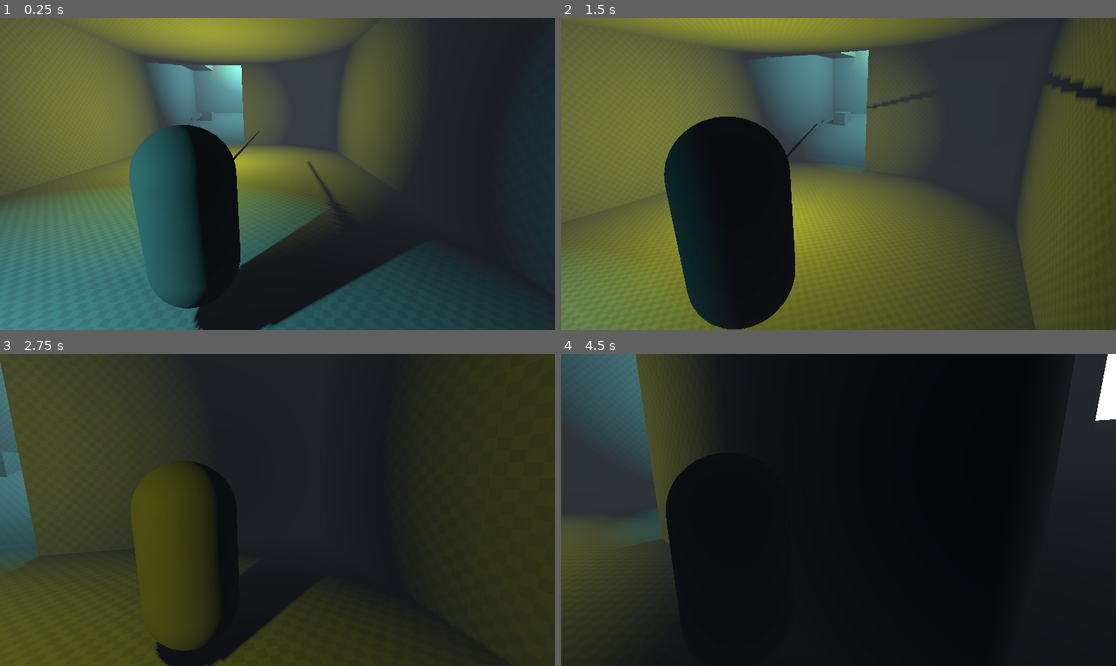
Above: before the commit, frames 1-4 (two rows, left to right).
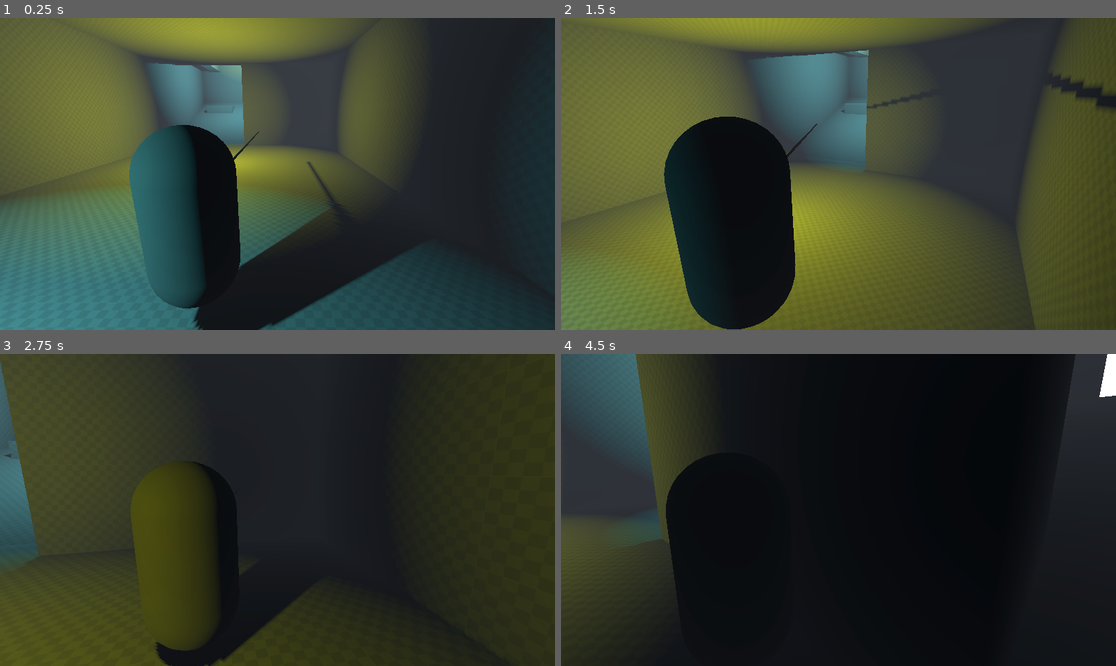
Above: after the commit, the same moments.

Repository: InTheBox-YT/GAME_JAM
Game: Godot game, scene res://scenes/world.tscn
The game is run twice, just before and just after one commit, with the same random seed, the same clock (stepped at 60 frames per second) and the same inputs.
Inputs (mouse positions are in pixels of both pictures, inside the frame that each line leads up to):
- Up to frame 1 (0.25 s): no input
- Up to frame 2 (1.5 s): move the mouse to (866, 174) at 0.52 s; hold Shift (Run) 0.53-1.28 s; hold W (Up) from 0.53 s (still down); tap Space (Jump) at 0.77 s; move the mouse to (810, 174) at 1.27 s; tap C (Zoom) at 1.35 s
- Up to frame 3 (2.75 s): keep holding W (Up); tap Space (Jump) at 1.52 s; move the mouse to (288, 503) at 2.02 s; hold Shift (Run) from 2.03 s (still down)
- Up to frame 4 (4.5 s): keep holding W (Up); move the mouse to (832, 516) at 2.77 s; release Shift (Run) at 2.78 s; tap C (Zoom) at 2.85, 4.35 s; tap Space (Jump) at 3.02, 3.77 s; move the mouse to (877, 513) at 3.52 s; hold Shift (Run) 3.53-4.28 s; tap Enter at 4.25 s; move the mouse to (794, 506) at 4.27 s

The runs differ from the first frame. In frame 1, 0.9% of the frame differs, in the area x 32-44%, y 15-33%; in frame 2, 0.7%; in frame 3, less than 0.1%; in frame 4, 0.3%.

Commit message:
Updated2

Diff:
--- a/scenes/Map.tscn
+++ b/scenes/Map.tscn
@@ -13,43 +13,11 @@
 
 [node name="Map" type="Node3D"]
 
-[node name="CSGBox3D" type="CSGBox3D" parent="."]
-transform = Transform3D(1, 0, 0, 0, 1, 0, 0, 0, 1, -9.33677, -0.223633, 9.05175)
-use_collision = true
-size = Vector3(29.7484, 0.552734, 30.047)
-material = ExtResource("1_hnknw")
-
-[node name="CSGBox3D13" type="CSGBox3D" parent="."]
-transform = Transform3D(1, 0, 0, 0, 1, 0, 0, 0, 1, -1.74006, 13.7959, 5.39089)
-use_collision = true
-size = Vector3(14.555, 0.552734, 37.3687)
-material = ExtResource("1_hnknw")
-
 [node name="CSGBox3D6" type="CSGBox3D" parent="."]
 transform = Transform3D(1, 0, 0, 0, 1, 0, 0, 0, 1, -1.28199, 6.37938, 13.1817)
 material_override = ExtResource("1_hnknw")
 use_collision = true
 size = Vector3(13.6388, 0.526062, 21.7871)
-
-[node name="CSGBox3D2" type="CSGBox3D" parent="."]
-transform = Transform3D(1, 0, 0, 0, 1, 0, 0, 0, 1, 5.26074, 6.90401, 5.56778)
-material_override = ExtResource("1_hnknw")
-use_collision = true
-size = Vector3(0.583984, 13.7296, 37.1708)
-
-[node name="CSGBox3D3" type="CSGBox3D" parent="."]
-transform = Transform3D(1, 0, 0, 0, 1, 0, 0, 0, 1, -1.27461, 4.9561, -8.86773)
-material_override = ExtResource("1_hnknw")
-use_collision = true
-size = Vector3(13.6547, 9.83382, 8.24243)
-material = ExtResource("1_hnknw")
-
-[node name="CSGBox3D4" type="CSGBox3D" parent="."]
-transform = Transform3D(-1, 0, -8.74228e-08, 0, 1, 0, 8.74228e-08, 0, -1, -8.21839, 6.86212, 5.55306)
-material_override = ExtResource("1_hnknw")
-use_collision = true
-size = Vector3(0.583984, 13.6459, 37.1666)
-material = ExtResource("2_f7cnu")
 
 [node name="CSGBox3D5" type="CSGBox3D" parent="."]
 transform = Transform3D(-1, 0, -8.74228e-08, 0, 1, 0, 8.74228e-08, 0, -1, -9.34731, 3.33326, 23.8541)
@@ -72,7 +40,7 @@
 omni_range = 8.86186
 
 [node name="Light8" type="OmniLight3D" parent="Lighs"]
-transform = Transform3D(1, 0, 0, 0, 1, 0, 0, 0, 1, -0.115505, 9.54646, 1.13123)
+transform = Transform3D(1, 0, 0, 0, 1, 0, 0, 0, 1, 1.82093, 11.1255, 1.13123)
 light_color = Color(0.419608, 1, 1, 1)
 shadow_enabled = true
 omni_range = 8.86186
@@ -105,18 +73,6 @@
 transform = Transform3D(1, 0, 0, 0, 1, 0, 0, 0, 1, -9.51985, 0.792858, 16.5035)
 use_collision = true
 
-[node name="CSGBox3D7" type="CSGBox3D" parent="."]
-transform = Transform3D(1, 0, 0, 0, 0.925712, -0.378229, 0, 0.378229, 0.925712, -0.96637, 0.926734, -2.26818)
-material_override = ExtResource("1_hnknw")
-use_collision = true
-size = Vector3(14.0065, 1, 8.06641)
-
-[node name="CSGBox3D9" type="CSGBox3D" parent="."]
-transform = Transform3D(1, 0, 0, 0, 1, 0, 0, 0, 1, -5.2753, 10.0979, 0.870743)
-material_override = ExtResource("1_hnknw")
-use_collision = true
-size = Vector3(7.0509, 7.13869, 2.85352)
-
 [node name="CSGBox3D14" type="CSGBox3D" parent="."]
 transform = Transform3D(1, 0, 0, 0, 1, 0, 0, 0, 1, 1.5825, 10.0979, 2.09169)
 material_override = ExtResource("1_hnknw")
@@ -124,17 +80,24 @@
 size = Vector3(6.86813, 7.13869, 0.411623)
 
 [node name="CSGBox3D11" type="CSGBox3D" parent="."]
-transform = Transform3D(1, 0, 0, 0, 1, 0, 0, 0, 1, 0.563014, 4.20716, -2.65536)
+transform = Transform3D(1, 0, 0, 0, 1, 0, 0, 0, 1, 4.79422, 7.26446, -4.68292)
 material_override = ExtResource("1_hnknw")
 use_collision = true
-size = Vector3(1, 1, 4.2666)
+size = Vector3(1, 1, 2.65381)
+material = ExtResource("3_skmkj")
+
+[node name="CSGBox3D13" type="CSGBox3D" parent="."]
+transform = Transform3D(1, 0, 0, 0, 1, 0, 0, 0, 1, -0.642414, 5.2026, -6.52774)
+material_override = ExtResource("1_hnknw")
+use_collision = true
+size = Vector3(1, 1, 2.65381)
 material = ExtResource("3_skmkj")
 
 [node name="CSGBox3D12" type="CSGBox3D" parent="."]
-transform = Transform3D(1, 0, 0, 0, 1, 0, 0, 0, 1, -6.32992, 7.26477, -2.65536)
+transform = Transform3D(1, 0, 0, 0, 1, 0, 0, 0, 1, -6.32992, 7.64703, -4.19955)
 material_override = ExtResource("1_hnknw")
 use_collision = true
-size = Vector3(1, 1, 4.2666)
+size = Vector3(1, 1, 7.35498)
 material = ExtResource("3_skmkj")
 
 [node name="WorldEnvironment" type="WorldEnvironment" parent="."]
@@ -142,10 +105,55 @@
 
 [node name="UnsizeableObjects" type="Node3D" parent="."]
 
-[node name="CSGBox3D10" type="CSGBox3D" parent="."]
-transform = Transform3D(1, 0, 0, 0, 1, 0, 0, 0, 1, -6.26655, 2.16315, -3.36214)
+[node name="CSGBox3D4" type="CSGBox3D" parent="UnsizeableObjects"]
+transform = Transform3D(-1, 0, -8.74228e-08, 0, 1, 0, 8.74228e-08, 0, -1, -8.21839, 6.86212, 5.55306)
 material_override = ExtResource("1_hnknw")
 use_collision = true
+size = Vector3(0.583984, 13.6459, 37.1666)
+material = ExtResource("2_f7cnu")
+
+[node name="CSGBox3D" type="CSGBox3D" parent="UnsizeableObjects"]
+transform = Transform3D(1, 0, 0, 0, 1, 0, 0, 0, 1, -9.33677, -0.223633, 9.05175)
+use_collision = true
+size = Vector3(29.7484, 0.552734, 30.047)
+material = ExtResource("1_hnknw")
+
+[node name="CSGBox3D2" type="CSGBox3D" parent="UnsizeableObjects"]
+transform = Transform3D(1, 0, 0, 0, 1, 0, 0, 0, 1, 5.26074, 6.90401, 5.56778)
+material_override = ExtResource("1_hnknw")
+use_collision = true
+size = Vector3(0.583984, 13.7296, 37.1708)
+
+[node name="CSGBox3D3" type="CSGBox3D" parent="UnsizeableObjects"]
+transform = Transform3D(1, 0, 0, 0, 1, 0, 0, 0, 1, -1.27461, 4.9561, -10.4183)
+material_override = ExtResource("1_hnknw")
+use_collision = true
+size = Vector3(13.6547, 9.83382, 5.14123)
+material = ExtResource("1_hnknw")
+
+[node name="CSGBox3D9" type="CSGBox3D" parent="UnsizeableObjects"]
+transform = Transform3D(1, 0, 0, 0, 1, 0, 0, 0, 1, -5.2753, 10.0979, 0.870743)
+material_override = ExtResource("1_hnknw")
+use_collision = true
+size = Vector3(7.0509, 7.13869, 2.85352)
+
+[node name="CSGBox3D13" type="CSGBox3D" parent="UnsizeableObjects"]
+transform = Transform3D(1, 0, 0, 0, 1, 0, 0, 0, 1, -1.74006, 13.7959, 5.39089)
+use_collision = true
+size = Vector3(14.555, 0.552734, 37.3687)
+material = ExtResource("1_hnknw")
+
+[node name="CSGBox3D7" type="CSGBox3D" parent="UnsizeableObjects"]
+transform = Transform3D(1, 0, 0, 0, 0.925712, -0.378229, 0, 0.378229, 0.925712, -0.96637, 1.37126, -3.35616)
+material_override = ExtResource("1_hnknw")
+use_collision = true
+size = Vector3(14.0065, 1, 10.417)
+
+[node name="CSGBox3D10" type="CSGBox3D" parent="."]
+transform = Transform3D(1, 0, 0, 0, 1, 0, 0, 0, 1, -5.38868, 2.84349, -5.61574)
+material_override = ExtResource("1_hnknw")
+use_collision = true
+size = Vector3(2.75574, 0.814453, 1.8877)
 material = ExtResource("3_skmkj")
 
 [node name="CSGBox3D8" type="CSGBox3D" parent="."]
